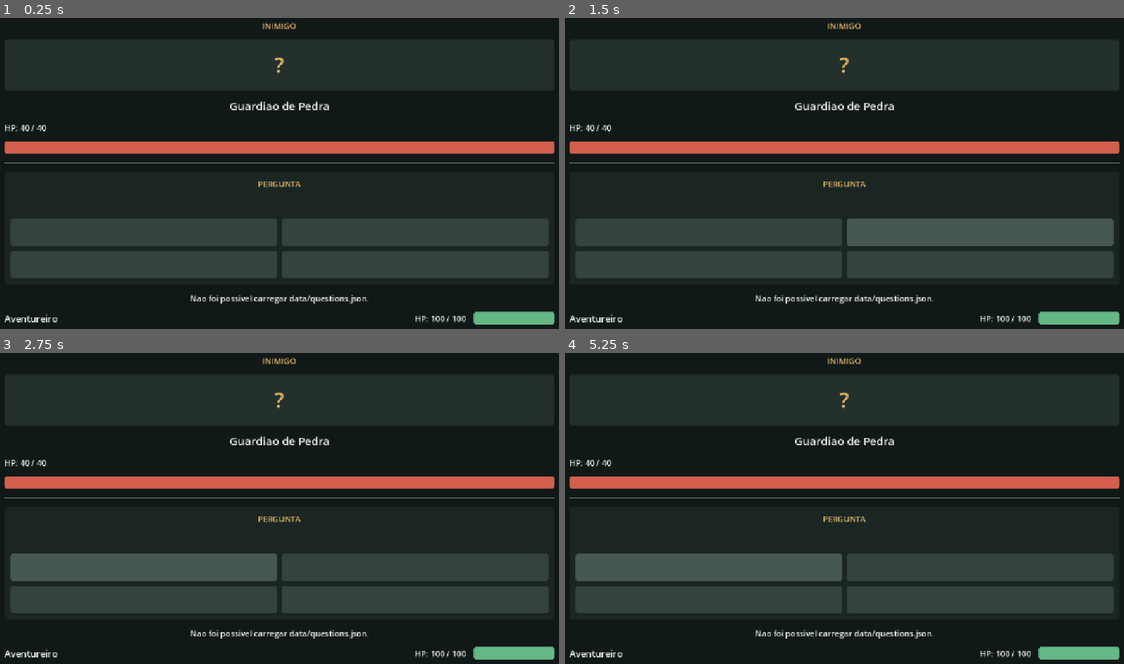
Above: before the commit, frames 1-4 (two rows, left to right).
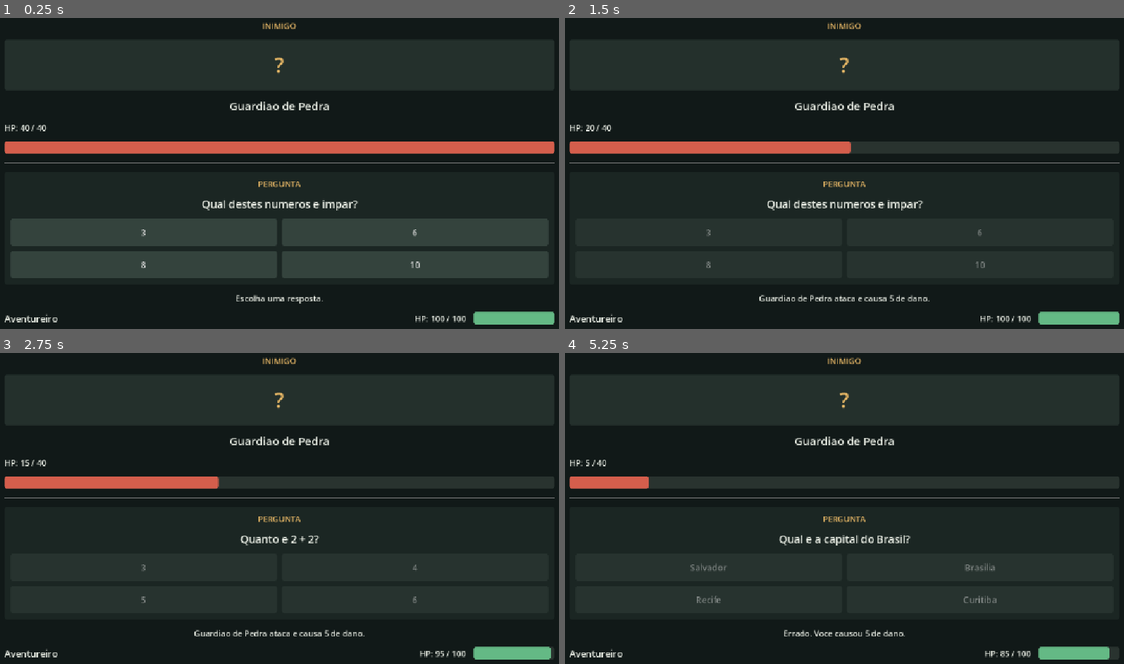
Above: after the commit, the same moments.

Repository: lucascesar918/combat-soi
Game: Godot game, scene res://scenes/battle.tscn
Same seed, same stepped clock (60 frames per second), same inputs: the game is played once before the commit and once after it.
Inputs (mouse positions are in pixels of both pictures, inside the frame that each line leads up to):
- Up to frame 1 (0.25 s): no input
- Up to frame 2 (1.5 s): click (710, 232) at 0.52 s; click (978, 232) at 1.27 s
- Up to frame 3 (2.75 s): click (145, 567) at 2 s, where only the run after the commit has a clickable "3"
- Up to frame 4 (5.25 s): click (710, 598) at 2.77 s; click (710, 567) at 3.5 s, where only the run after the commit has a clickable "10"; click (978, 598) at 4.27 s; click (710, 567) at 5 s, where only the run after the commit has a clickable "Salvador"

The runs differ from the first frame. In frame 1, 0.9% of the frame differs, in the area x 25-76%, y 58-92%; in frame 2, 7.0%; in frame 3, 7.4%; in frame 4, 8.6%, in the area x 1-100%, y 34-99%.

Commit message:
Melhora a manipulação de erros ao carregar perguntas e valida a resposta correta no formato JSON

Diff:
--- a/combat-soi/scripts/battle.gd
+++ b/combat-soi/scripts/battle.gd
@@ -43,7 +43,7 @@
 
 	if not _load_questions():
 		battle_state = BattleState.RESOLVING_PLAYER_ATTACK
-		status_text.text = "Nao foi possivel carregar data/questions.json."
+		status_text.text = "Falha ao carregar perguntas. Consulte o erro no debugger."
 		return
 
 	_show_next_question()
@@ -154,11 +154,18 @@
 
 
 func _load_questions() -> bool:
-	if not FileAccess.file_exists(QUESTIONS_PATH):
-		push_error("Arquivo de perguntas nao encontrado: " + QUESTIONS_PATH)
+	var file := FileAccess.open(QUESTIONS_PATH, FileAccess.READ)
+	if file == null:
+		push_error("Falha ao abrir %s (codigo %d)." % [QUESTIONS_PATH, FileAccess.get_open_error()])
 		return false
 
-	var parsed: Variant = JSON.parse_string(FileAccess.get_file_as_string(QUESTIONS_PATH))
+	var json := JSON.new()
+	var parse_result := json.parse(file.get_as_text())
+	if parse_result != OK:
+		push_error("JSON invalido em %s, linha %d: %s" % [QUESTIONS_PATH, json.get_error_line(), json.get_error_message()])
+		return false
+
+	var parsed: Variant = json.data
 	if typeof(parsed) != TYPE_ARRAY or parsed.is_empty():
 		push_error("O arquivo de perguntas deve conter uma lista JSON nao vazia.")
 		return false
@@ -176,8 +183,13 @@
 		if item["answers"].size() != 4:
 			push_error("Cada pergunta deve ter exatamente quatro alternativas.")
 			return false
-		if typeof(item["correct_answer"]) != TYPE_INT or item["correct_answer"] < 0 or item["correct_answer"] > 3:
-			push_error("A resposta correta deve ser o indice de 0 a 3.")
+		var correct_answer_type := typeof(item["correct_answer"])
+		if correct_answer_type != TYPE_INT and correct_answer_type != TYPE_FLOAT:
+			push_error("A resposta correta deve ser um numero inteiro de 0 a 3.")
+			return false
+		var correct_answer := int(item["correct_answer"])
+		if float(item["correct_answer"]) != float(correct_answer) or correct_answer < 0 or correct_answer > 3:
+			push_error("A resposta correta deve ser um numero inteiro de 0 a 3.")
 			return false
 		for answer in item["answers"]:
 			if typeof(answer) != TYPE_STRING:
